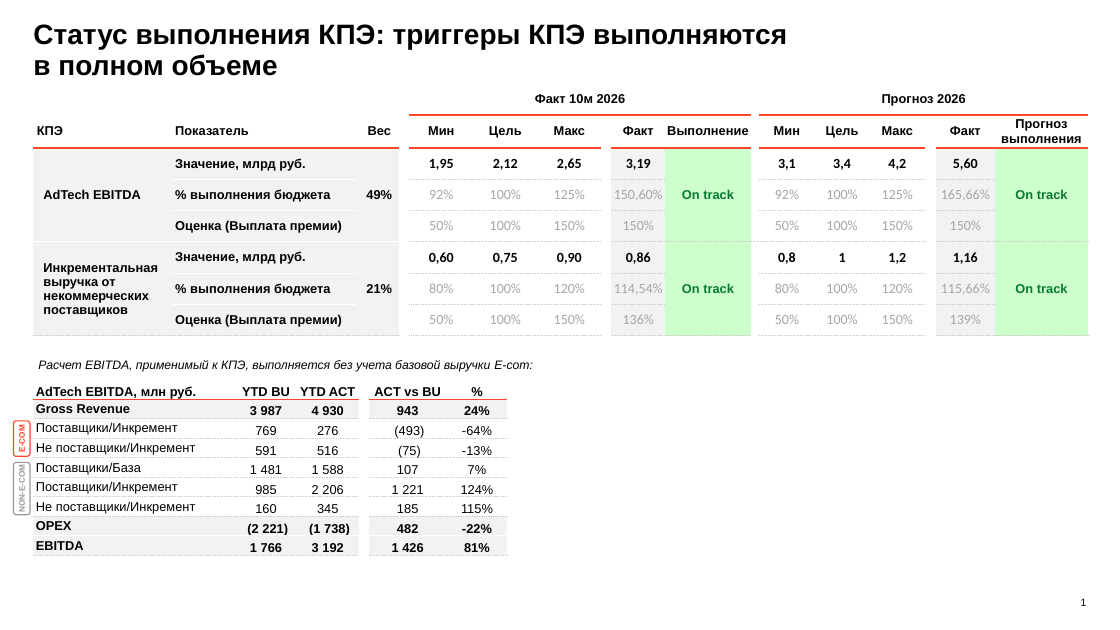
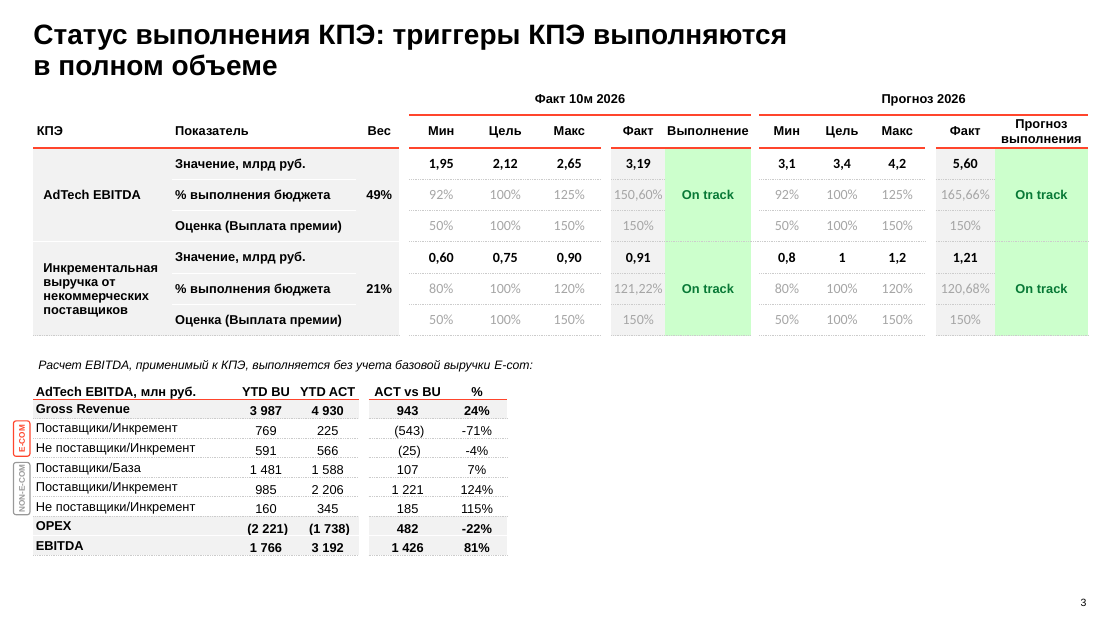
Before and after one commit to DenisMagnit/1, a slide deck: slide 3 of AT_FIN_OCT_2026.pptx (slide 1 before the commit). Drawn at 1120x630 pixels with LibreOffice and Linux fonts; fonts in the diff are those of the drawing; background and template pictures are left out. Boxes give left, top, right and bottom in pixels: in the first picture for what was removed or moved away, otherwise in the second. Text is boxed around its words. In the diff, an @@ line names an element or a change of style, - is before the commit and + after.

```diff
--- a/AT_FIN_OCT_2026.pptx
+++ b/AT_FIN_OCT_2026.pptx
@@ table at (x1=34, y1=82, x2=1087, y2=336) @@
-row 6, column 9: 0,86
+row 6, column 9: 0,91
-row 6, column 16: 1,16
+row 6, column 16: 1,21
-row 7, column 9: 114,54%
+row 7, column 9: 121,22%
-row 7, column 16: 115,66%
+row 7, column 16: 120,68%
-row 8, column 9: 136%
+row 8, column 9: 150%
-row 8, column 16: 139%
+row 8, column 16: 150%
@@ table at (x1=34, y1=380, x2=507, y2=556) @@
-row 3: Поставщики/Инкремент | 769 | 276 |  | (493) | -64%
+row 3: Поставщики/Инкремент | 769 | 225 |  | (543) | -71%
-row 4: Не поставщики/Инкремент | 591 | 516 |  | (75) | -13%
+row 4: Не поставщики/Инкремент | 591 | 566 |  | (25) | -4%
@@ page number at (x1=1081, y1=598, x2=1087, y2=606): text changed @@
-1
+3
```
Also in this commit, not shown: 3 other slides changed, 3 slides added, 2 other files.
